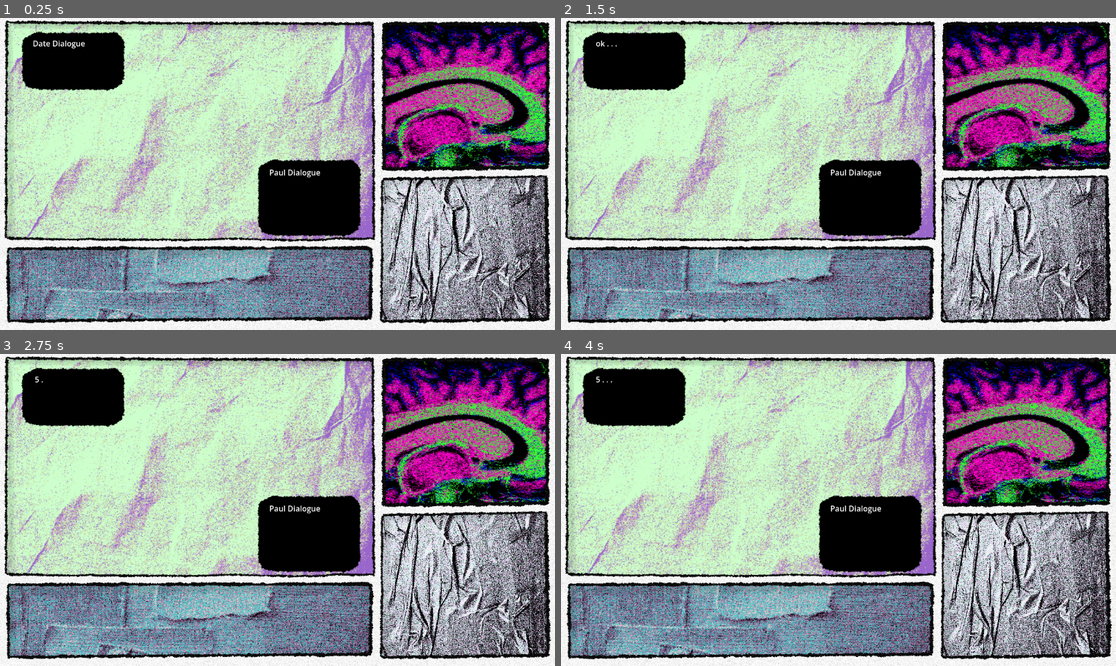
Above: before the commit, frames 1-4 (two rows, left to right).
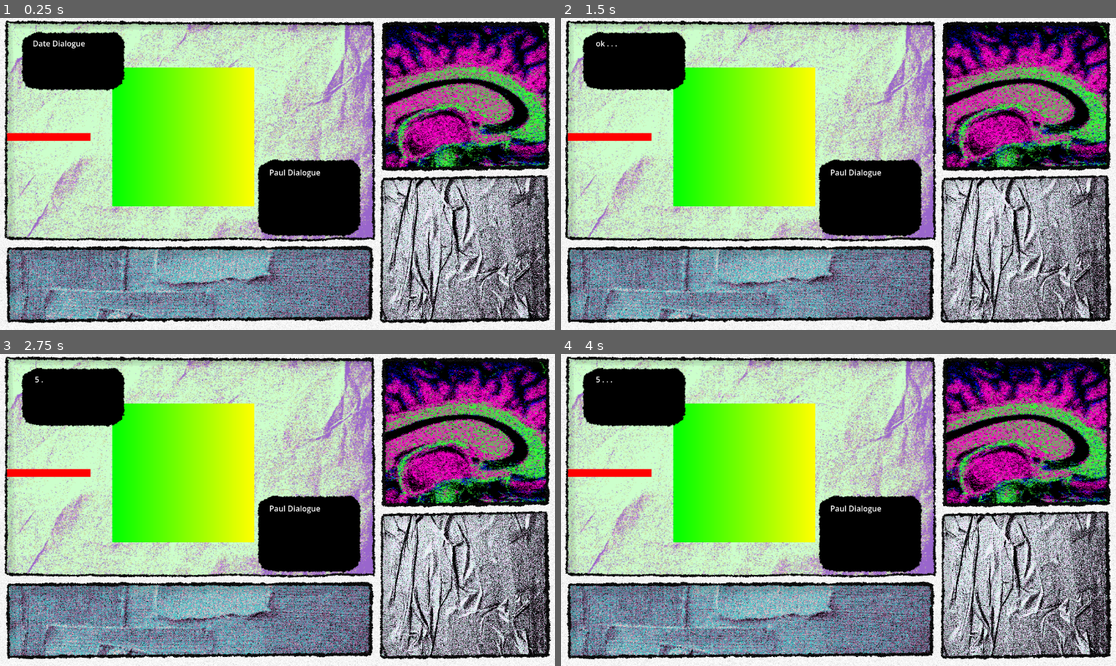
Above: after the commit, the same moments.

Repository: Chas-w/101_Lesbian_Dates
Game: Godot game, scene res://Issues/Issue_001.tscn
Two runs of this game, one before a commit and one after it. Both use one fixed random seed, a clock stepped at 60 frames per second and the inputs below. This scene is started directly instead of the project's main scene. The engine's default icon, where the game draws it, is replaced by a stand-in: a white triangle on a blue panel in a dark square.
Inputs:
- Up to frame 1 (0.25 s): no input
- Up to frame 2 (1.5 s): tap Enter (Enter) at 0.5, 0.6, 1.35 s
- Up to frame 3 (2.75 s): tap Enter (Enter) at 2.1 s
- Up to frame 4 (4 s): tap Enter (Enter) at 2.85, 3.6 s

The runs differ from the first frame. In frame 1, 12% of the frame differs, in the area x 1-46%, y 15-61%; in frame 2, 12%; in frame 3, 12%; in frame 4, 12%.

Commit message:
cleaned some stuff up, started working on the boob stuff

Diff:
--- a/Data/Issue_001.json
+++ b/Data/Issue_001.json
@@ -7,7 +7,9 @@
 				"Line" : "Wait Kai I'm scared!",
 				"Vibe" : "Flirty",
 				"One_off" : false,
-				"Interruption" : false
+				"Interruption" : false,
+				"Queue" : null
+
 			},
 			{
 				"Status" : "just do it!",
@@ -15,7 +17,8 @@
 				"Line" : "Just get it overwith!",
 				"Vibe" : "Flirty",
 				"One_off" : false,
-				"Interruption" : false
+				"Interruption" : false,
+				"Queue" : null
 
 			},
 			{
@@ -24,7 +27,8 @@
 				"Line" : "I'm gonna get an infection",
 				"Vibe" : "Flirty",
 				"One_off" : false,
-				"Interruption" : false
+				"Interruption" : false,
+				"Queue" : null
 			},
 			{
 				"Status" : "ouch",
@@ -32,7 +36,8 @@
 				"Line" : "OWW! OUCH . . . . . . ow . . . ok it's not that bad anymore",
 				"Vibe" : "Flirty",
 				"One_off" : false,
-				"Interruption" : false
+				"Interruption" : false,
+				"Queue" : null
 			},
 			{
 				"Status" : "jesus",
@@ -40,7 +45,8 @@
 				"Line" : "jesus christ I'm so scared",
 				"Vibe" : "Flirty",
 				"One_off" : true,
-				"Interruption" : false
+				"Interruption" : false,
+				"Queue" : null
 			},
 			{
 				"Status" : "jesus",
@@ -48,7 +54,8 @@
 				"Line" : "jesus christ I'm so scared",
 				"Vibe" : "Flirty",
 				"One_off" : true,
-				"Interruption" : false
+				"Interruption" : false,
+				"Queue" : null
 			},
 			{
 				"Status" : "sensative",
@@ -56,7 +63,8 @@
 				"Line" : "my nips are so sensative though this is gonna hurt",
 				"Vibe" : "Flirty",
 				"One_off" : true,
-				"Interruption" : false
+				"Interruption" : false,
+				"Queue" : null
 			},
 			{
 				"Status" : "idiot",
@@ -64,7 +72,8 @@
 				"Line" : "this is really stupid you know",
 				"Vibe" : "Flirty",
 				"One_off" : true,
-				"Interruption" : false
+				"Interruption" : false,
+				"Queue" : null
 			}
 		]
 	},
@@ -80,7 +89,8 @@
 				"Player_Response" : false,
 				"Next_Status" : "countdown 5",
 				"Response_Options" : null,
-				"Exit_Moment" : false
+				"Exit_Moment" : false,
+				"Queue" : null
 			},
 			{
 				"Status" : "countdown 5",
@@ -90,7 +100,8 @@
 				"Player_Response" : true,
 				"Next_Status" : null,
 				"Response_Options" : ["scared","just do it!","bad idea"],
-				"Exit_Moment" : false
+				"Exit_Moment" : false,
+				"Queue" : null
 			},
 			{
 				"Status" : ["scared","just do it!","bad idea"]  ,
@@ -100,7 +111,8 @@
 				"Player_Response" : false,
 				"Next_Status" : "countdown 4",
 				"Response_Options" : null,
-				"Exit_Moment" : false
+				"Exit_Moment" : false,
+				"Queue" : null
 
 			},
 			{
@@ -111,7 +123,8 @@
 				"Player_Response" : true,
 				"Next_Status" : "puncture",
 				"Response_Options" : ["jesus", "sensative", "idiot"],
-				"Exit_Moment" : false
+				"Exit_Moment" : false,
+				"Queue" : null
 
 			},
 			{
@@ -122,7 +135,8 @@
 				"Player_Response" : true,
 				"Next_Status" : "ouch",
 				"Response_Options" : null,
-				"Exit_Moment" : false
+				"Exit_Moment" : false,
+				"Queue" : "puncture"
 			},
 			{
 				"Status" : "ouch",
@@ -132,7 +146,8 @@
 				"Player_Response" : false,
 				"Next_Status" : "null",
 				"Response_Options" : null,
-				"Exit_Moment" : true
+				"Exit_Moment" : true,
+				"Queue" : null
 			}
 		]
 	},
--- a/Issues/Issue_001.tscn
+++ b/Issues/Issue_001.tscn
@@ -34,6 +34,19 @@
 [sub_resource type="RectangleShape2D" id="RectangleShape2D_pw7vx"]
 size = Vector2(416.5, 26.5)
 
+[sub_resource type="Gradient" id="Gradient_m6anw"]
+colors = PackedColorArray(0, 1, 0, 1, 1, 1, 0, 1)
+
+[sub_resource type="GradientTexture2D" id="GradientTexture2D_gda5h"]
+gradient = SubResource("Gradient_m6anw")
+
+[sub_resource type="Gradient" id="Gradient_gda5h"]
+offsets = PackedFloat32Array(0, 0.5, 1)
+colors = PackedColorArray(1, 0, 0, 1, 1, 0, 0, 1, 1, 0, 0, 1)
+
+[sub_resource type="GradientTexture2D" id="GradientTexture2D_n8xr2"]
+gradient = SubResource("Gradient_gda5h")
+
 [sub_resource type="ShaderMaterial" id="ShaderMaterial_h8gaa"]
 shader = ExtResource("2_pw7vx")
 shader_parameter/scale = Vector2(1, 1)
@@ -111,17 +124,6 @@
 grow_horizontal = 2
 grow_vertical = 2
 
-[node name="ReferenceRect" type="ReferenceRect" parent="CanvasLayer/Everything/Inventory" unique_id=120062348]
-layout_mode = 1
-anchors_preset = 15
-anchor_right = 1.0
-anchor_bottom = 1.0
-offset_top = 18.0
-offset_bottom = -4.0
-grow_horizontal = 2
-grow_vertical = 2
-border_width = 3.8
-
 [node name="Brain" type="Control" parent="CanvasLayer/Everything" unique_id=1848323068]
 layout_mode = 1
 anchor_left = 0.67300004
@@ -187,17 +189,6 @@
 grow_horizontal = 2
 grow_vertical = 2
 
-[node name="ReferenceRect" type="ReferenceRect" parent="CanvasLayer/Everything/View" unique_id=1086645007]
-layout_mode = 1
-anchors_preset = 15
-anchor_right = 1.0
-anchor_bottom = 1.0
-offset_top = 21.0
-offset_bottom = -4.0
-grow_horizontal = 2
-grow_vertical = 2
-border_width = 3.8
-
 [node name="Game" type="Control" parent="CanvasLayer/Everything" unique_id=749111273]
 layout_mode = 1
 anchor_right = 0.67800003
@@ -209,24 +200,26 @@
 grow_horizontal = 2
 grow_vertical = 2
 
-[node name="ReferenceRect" type="ReferenceRect" parent="CanvasLayer/Everything/Game" unique_id=1304020511]
+[node name="Paul Boob" type="Sprite2D" parent="CanvasLayer/Everything/Game" unique_id=1756754585]
+position = Vector2(374, 241)
+scale = Vector2(4.609375, 4.5)
+texture = SubResource("GradientTexture2D_gda5h")
+
+[node name="Needle" type="Sprite2D" parent="CanvasLayer/Everything/Game" unique_id=1942214273]
+z_index = -1
+position = Vector2(86.00006, 241)
+scale = Vector2(2.9619396, 0.23475462)
+texture = SubResource("GradientTexture2D_n8xr2")
+
+[node name="Dialogue Control" type="Control" parent="CanvasLayer/Everything/Game" unique_id=1955836158 node_paths=PackedStringArray("ISSUE", "brain", "brain_spawn_loc", "paul_dialogue", "date_dialogue", "progression_icon")]
 layout_mode = 1
 anchors_preset = 15
 anchor_right = 1.0
 anchor_bottom = 1.0
-offset_bottom = 14.0
-grow_horizontal = 2
-grow_vertical = 2
-border_width = 3.8
-
-[node name="Dialogue Control" type="Control" parent="CanvasLayer/Everything/Game" unique_id=1955836158 node_paths=PackedStringArray("brain", "brain_spawn_loc", "paul_dialogue", "date_dialogue", "progression_icon")]
-layout_mode = 1
-anchors_preset = 15
-anchor_right = 1.0
-anchor_bottom = 1.0
 grow_horizontal = 2
 grow_vertical = 2
 script = ExtResource("1_eqsxp")
+ISSUE = NodePath("../../../..")
 brain = NodePath("../../Brain")
 brain_spawn_loc = NodePath("../../Brain/Spawn Location")
 JSON_file_path = "res://Data/Issue_001.json"
--- a/Scripts/dialogue_manager.gd
+++ b/Scripts/dialogue_manager.gd
@@ -1,6 +1,7 @@
 extends Control
 
 @export_category("Setup")
+@export var ISSUE : Node2D
 @export var brain : Control
 @export var brain_spawn_loc : Node2D
 @export var JSON_file_path : String
@@ -48,7 +49,7 @@
 		if (Input.is_action_just_pressed("Enter")):
 			print(speaker)
 			if (speaker == date_name && current_dialogue.Player_Response):
-				_progress_paul_response(current_dialogue.Next_Status)
+				_progress_date_dialogue(current_dialogue.Next_Status)
 			elif ((speaker == date_name && !current_dialogue.Player_Response) || (speaker == "Paul" && (current_dialogue.One_off || current_dialogue.Interruption))):
 				print(next_status)
 				_progress_date_dialogue(next_status)
@@ -97,7 +98,6 @@
 				if (character == "Paul"):
 					if (!current_dialogue.One_off && !current_dialogue.Interruption):
 						_progress_date_dialogue(paul_status)
-
 
 func _progress_date_dialogue(status : String): #used to call and display next dialogue option
 	if (!display_line):
